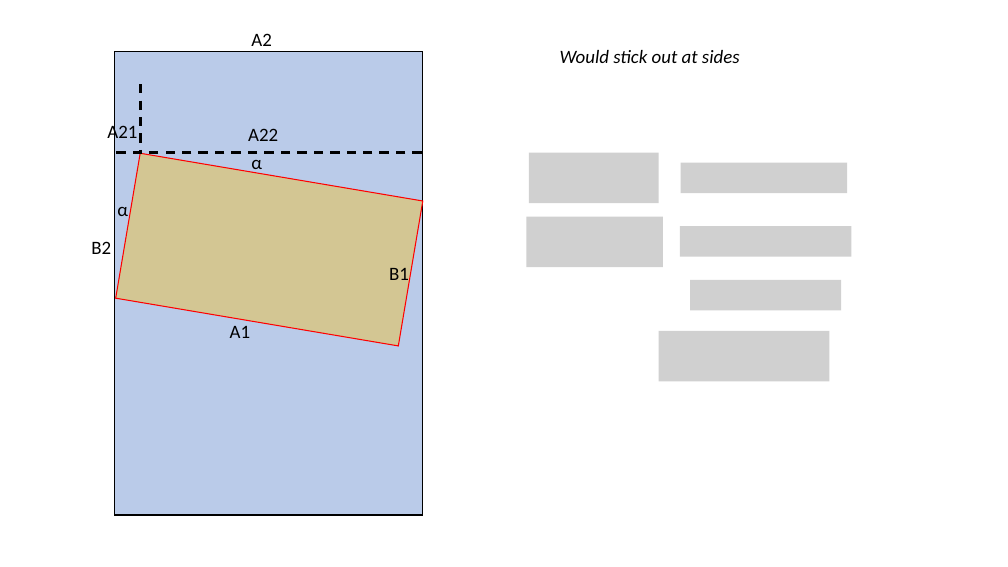
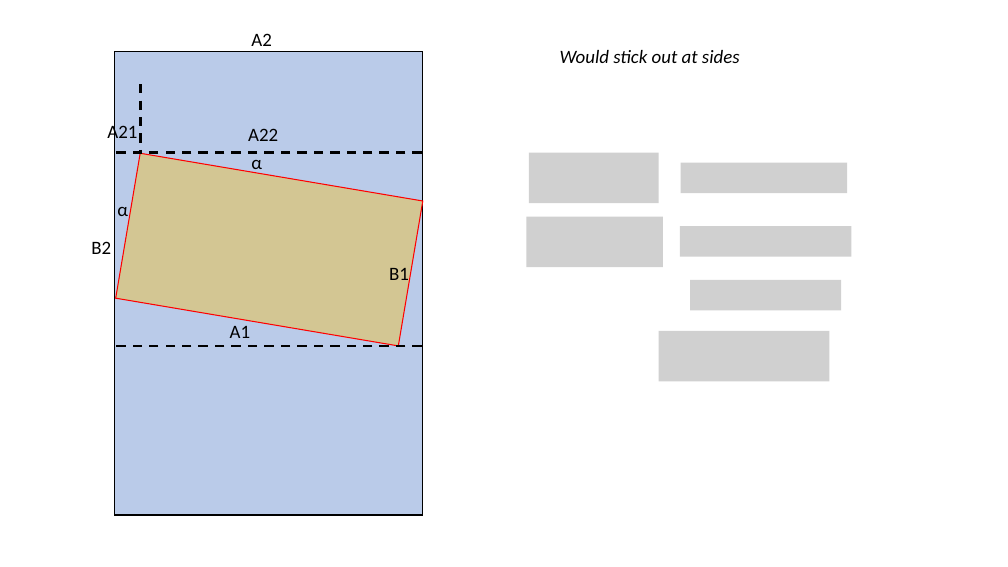
Before and after one commit to joachimneumann/Truth-O-Meter, a slide deck: slide 2 of rectangleRotation.pptx. Drawn at 1008x567 pixels with LibreOffice and Linux fonts; fonts in the diff are those of the drawing; grey boxes stand for pictures. Boxes give left, top, right and bottom in pixels: in the first picture for what was removed or moved away, otherwise in the second. Text is boxed around its words. In the diff, an @@ line names an element or a change of style, - is before the commit and + after.

```diff
--- a/rectangleRotation.pptx
+++ b/rectangleRotation.pptx
@@ line added from (422, 346) to (114, 346), #000000 2.25 pt dashed @@
```
Also in this commit, not shown: 1 other slide changed, 1 slide added, 2 other files.
